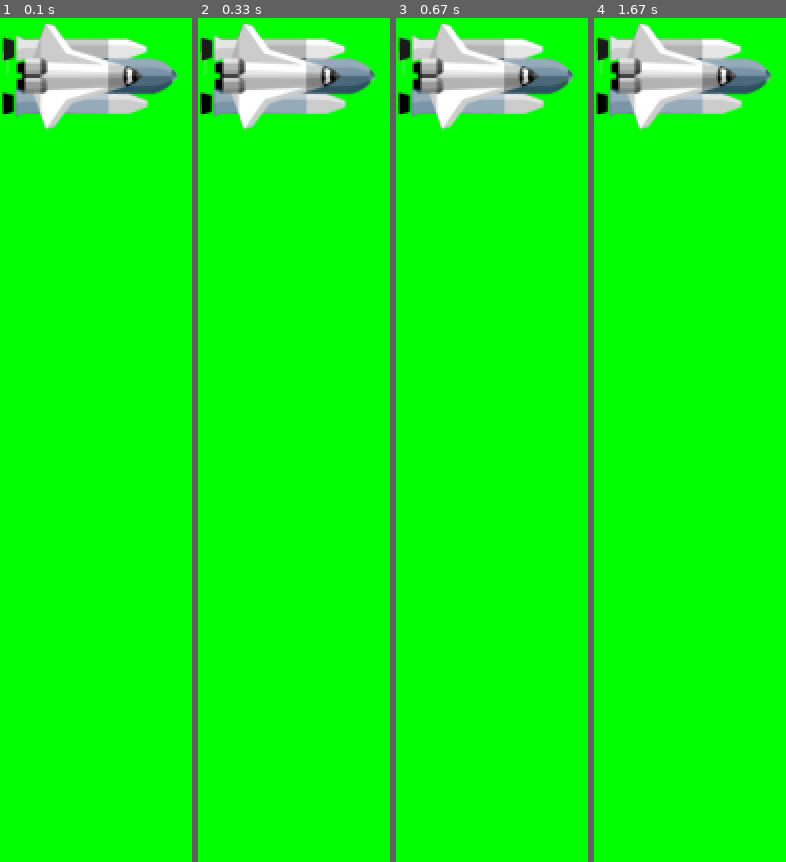
Above: before the commit, frames 1-4 (left to right).
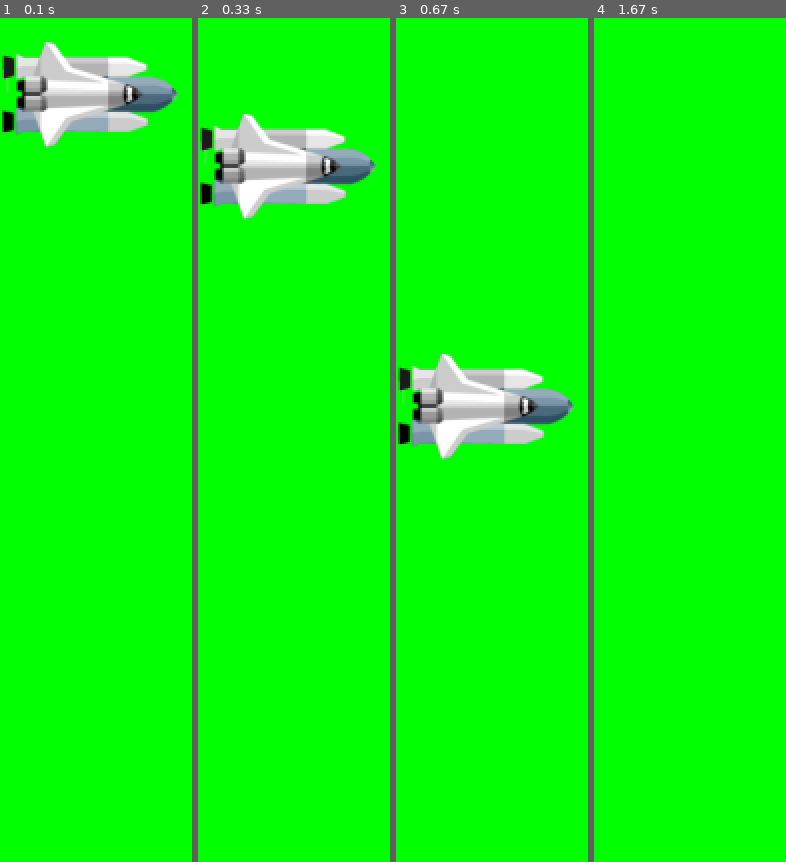
Above: after the commit, the same moments.

Repository: deviankim/pygame9
Game: pygame game, started from 01-cave/04.py
The game is run twice, just before and just after one commit, with the same random seed, the same clock (stepped at 60 frames per second) and the same inputs.
Inputs:
- Up to frame 1 (0.1 s): no input
- Up to frame 2 (0.33 s): no input
- Up to frame 3 (0.67 s): no input
- Up to frame 4 (1.67 s): no input

The runs differ from the first frame. In frame 1, 8.4% of the frame differs, in the area x 1-93%, y 0-16%; in frame 2, 14%; in frame 3, 15%, in the area x 1-93%, y 0-53%; in frame 4, 7.3%.

Commit message:
04 우주선에 중력 적용

Diff:
--- a/01-cave/04.py
+++ b/01-cave/04.py
@@ -8,6 +8,8 @@
 
 
 def main():
+    ship_y = 0  # 우주선의 좌표 초기값
+    velocity = 0  # 우주선의 가속도 초기값
     ship_image = pygame.image.load("ship.png")
 
     while True:
@@ -17,9 +19,12 @@
                 pygame.quit()
                 sys.exit()
 
+        velocity += 3  # 중력 가속도를 3씩 증가
+        ship_y += velocity  # 우주선 y 좌표에 중력 가속도를 더해서 아래로 떨어지게 한다.
+
         SURFACE.fill((0, 255, 0))
 
-        SURFACE.blit(ship_image, (0, 0))
+        SURFACE.blit(ship_image, (0, ship_y))  # ship_y 를 사용하여 y 좌표 지정
 
         pygame.display.update()
 
